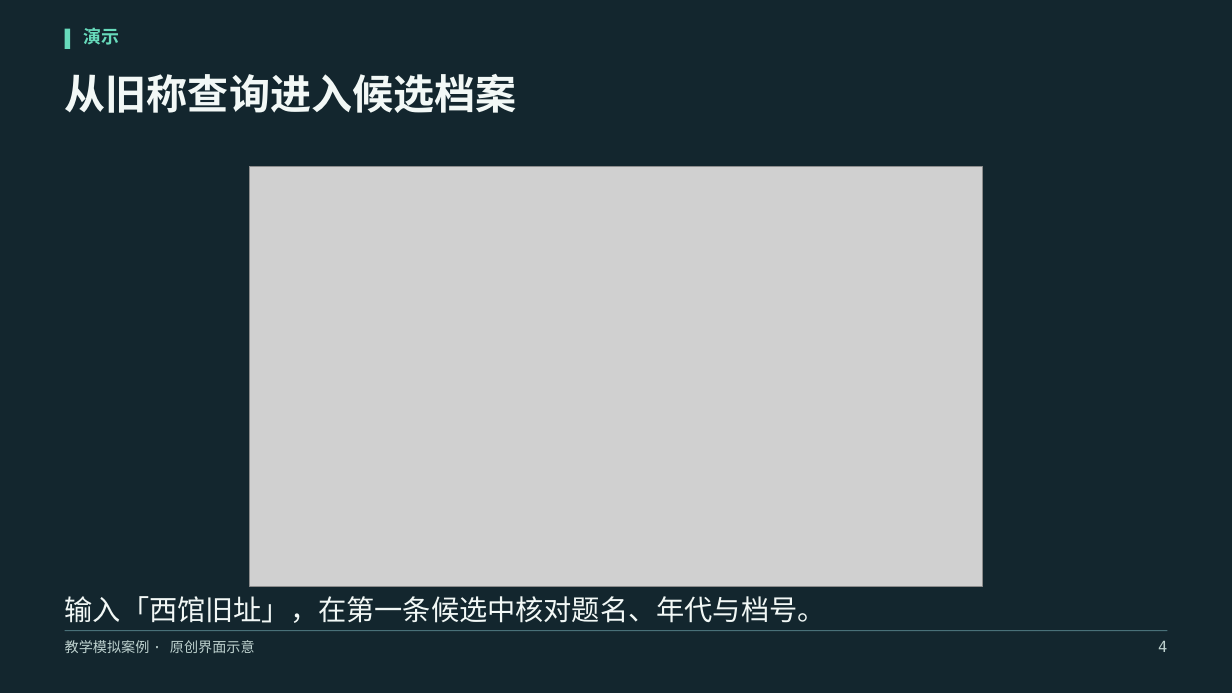
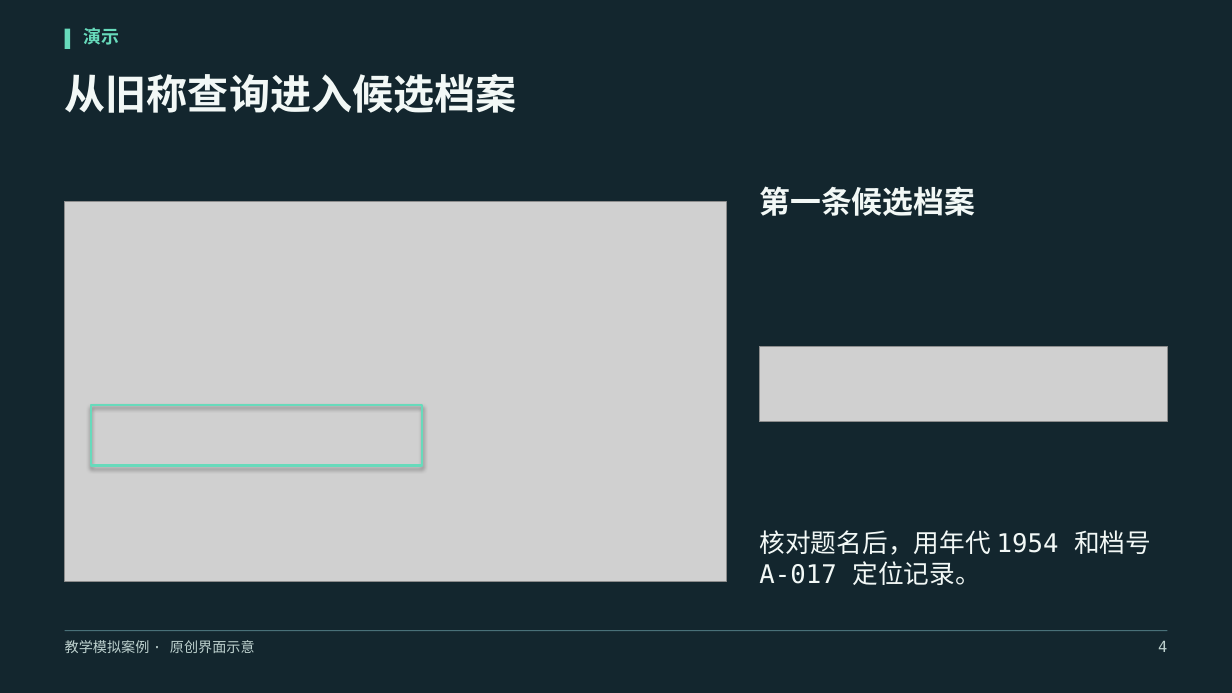
Before and after one commit to asimfish/awesome-ppt, a slide deck: slide 4 of docs/decks/demo.pptx. Drawn at 1232x693 pixels with LibreOffice and Linux fonts; fonts in the diff are those of the drawing; grey boxes stand for pictures. Boxes give left, top, right and bottom in pixels: in the first picture for what was removed or moved away, otherwise in the second. Text is boxed around its words. In the diff, an @@ line names an element or a change of style, - is before the commit and + after.

```diff
--- a/docs/decks/demo.pptx
+++ b/docs/decks/demo.pptx
@@ picture: place and size @@
-picture at <box>250,166,982,587</box>
+picture at <box>65,201,726,581</box>
@@ text at <box>759,186,975,216</box>: text changed; size 22 to 24 pt; bold on @@
-输入「西馆旧址」，在第一条候选中核对题名、年代与档号。
+第一条候选档案
@@ picture added at <box>760,347,1167,421</box> @@
@@ rectangle added at <box>91,405,422,466</box>, outline #67DABB 2 pt @@
@@ text added at <box>759,530,1151,585</box>, 20 pt, text #F2F8F6 @@
+核对题名后，用年代 1954 和档号 A-017 定位记录。
```
Also in this commit, not shown: 10 other files.
